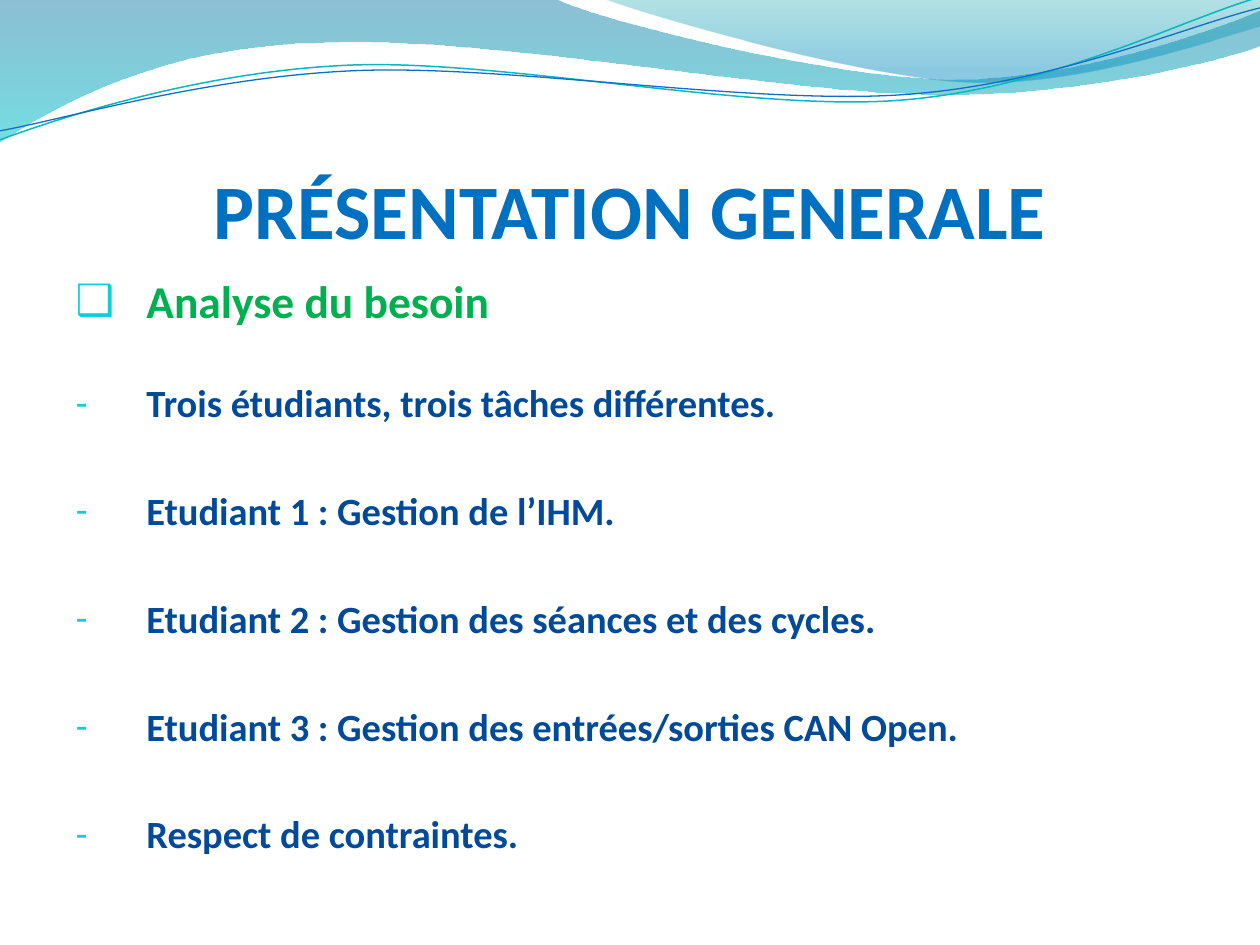
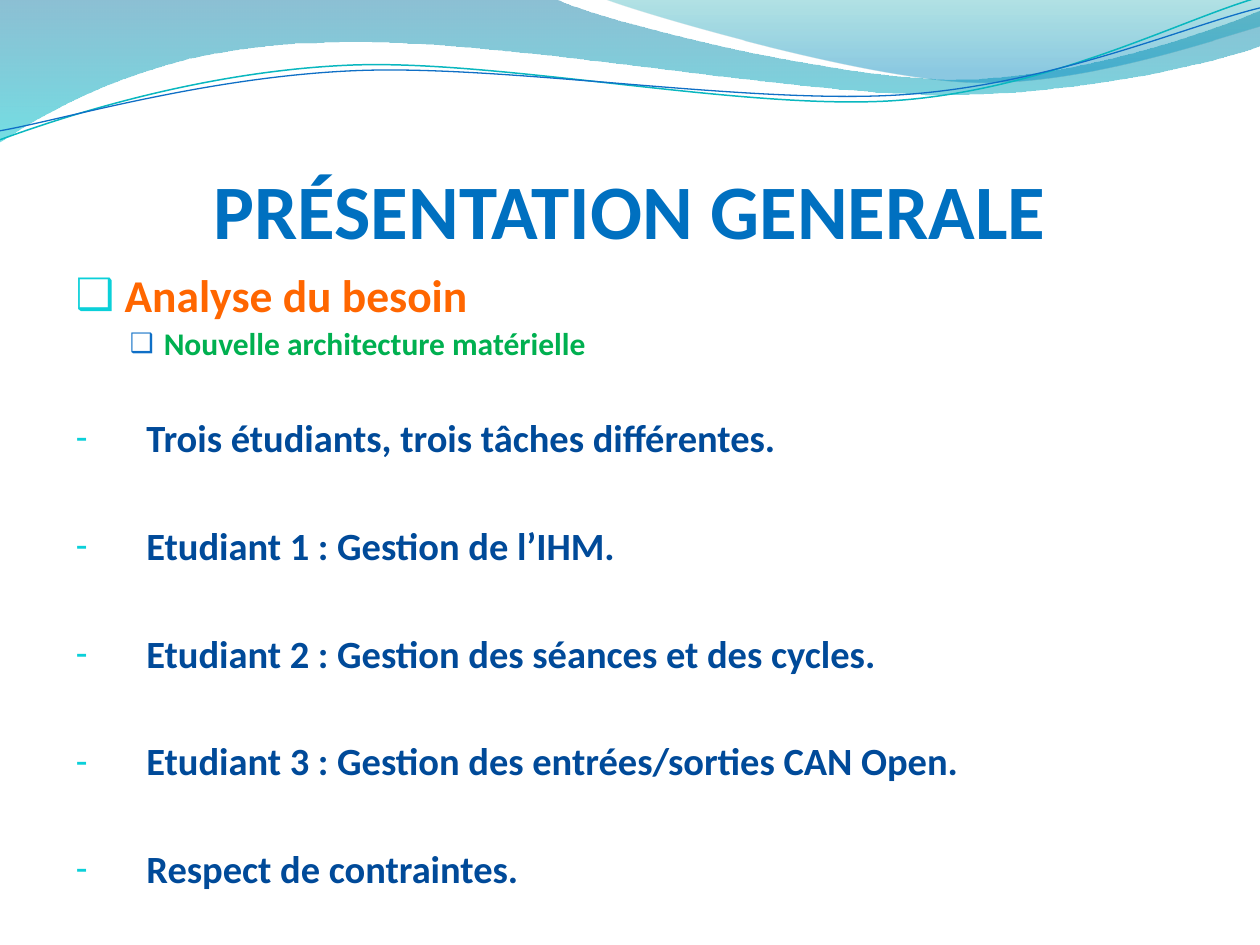
Before and after one commit to hardware/AscenseurPoissons, a slide deck: slide 7 of REVUES/REVUE ANALYSE/RevueAnalysePPT.pptx. Drawn at 1260x945 pixels with LibreOffice and Linux fonts; fonts in the diff are those of the drawing; background and template pictures are left out. Boxes give left, top, right and bottom in pixels: in the first picture for what was removed or moved away, otherwise in the second. Text is boxed around its words. In the diff, an @@ line names an element or a change of style, - is before the commit and + after.

```diff
--- a/REVUES/REVUE ANALYSE/RevueAnalysePPT.pptx
+++ b/REVUES/REVUE ANALYSE/RevueAnalysePPT.pptx
@@ text at bbox=[125, 280, 467, 319]: text colour #00B050 to #FF6600 in "Analyse du besoin"; indent changed; line spacing 1 to 0.9 @@
@@ text at bbox=[164, 333, 585, 356]: paragraph added @@
+  ❑ Nouvelle architecture matérielle
```
Also in this commit, not shown: 7 other slides changed, 4 slides added.
